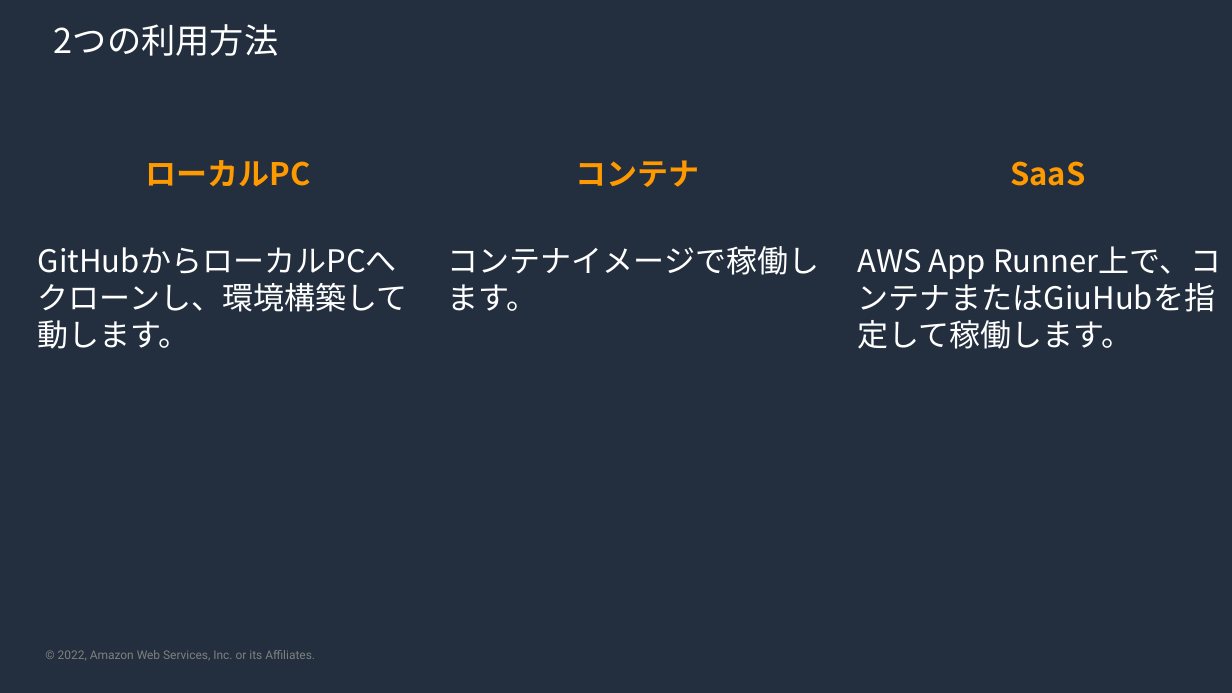
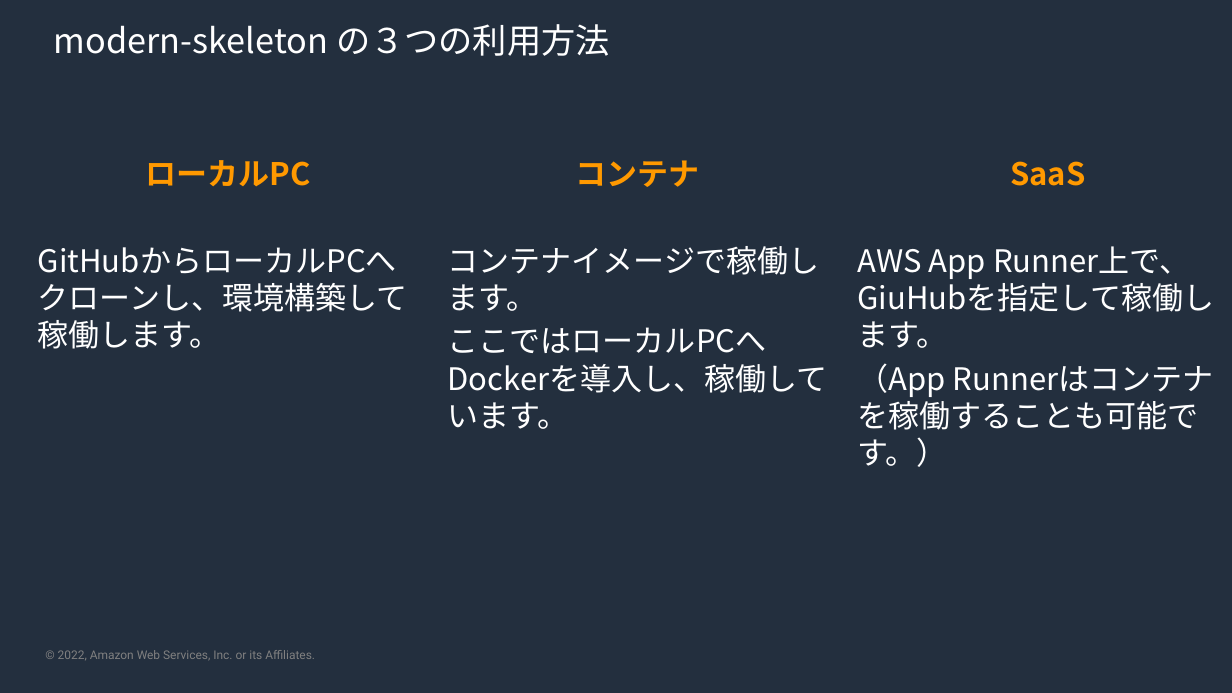
Before and after one commit to kmorooka/modern-skeleton, a slide deck: slide 4 of skeleton-guide.pptx. Drawn at 1232x693 pixels with LibreOffice and Linux fonts; fonts in the diff are those of the drawing; background and template pictures are left out. Boxes give left, top, right and bottom in pixels: in the first picture for what was removed or moved away, otherwise in the second. Text is boxed around its words. In the diff, an @@ line names an element or a change of style, - is before the commit and + after.

```diff
--- a/skeleton-guide.pptx
+++ b/skeleton-guide.pptx
@@ title at box(54, 24, 610, 56): text changed @@
-2つの利用方法
+modern-skeleton の３つの利用方法
@@ text at box(857, 246, 1191, 467): text changed @@
-AWS App Runner上で、コンテナまたはGiuHubを指定して稼働します。
+AWS App Runner上で、GiuHubを指定して稼働します。
+（App Runnerはコンテナを稼働することも可能です。）
@@ text at box(38, 283, 408, 349): text changed @@
-GitHubからローカルPCへクローンし、環境構築して動します。
+GitHubからローカルPCへクローンし、環境構築して稼働します。
@@ text at box(448, 327, 828, 429): paragraph added @@
+ここではローカルPCへDockerを導入し、稼働しています。
```
Also in this commit, not shown: 11 other slides changed, 7 slides added, 2 slides removed.
